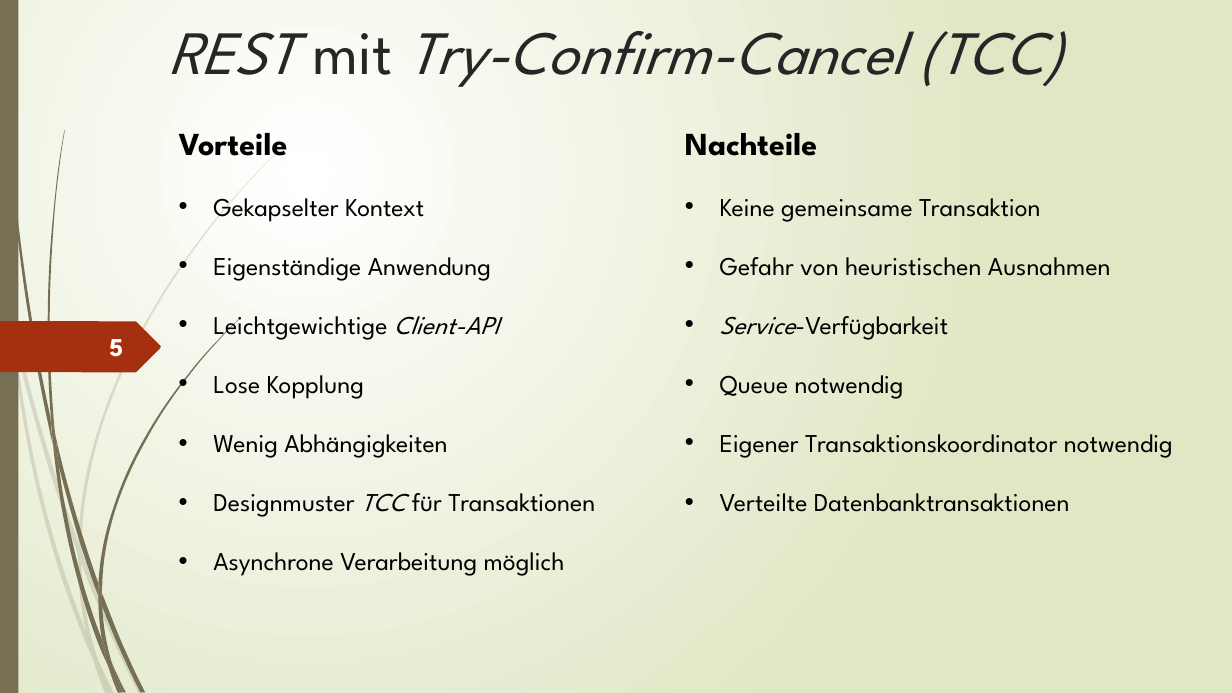
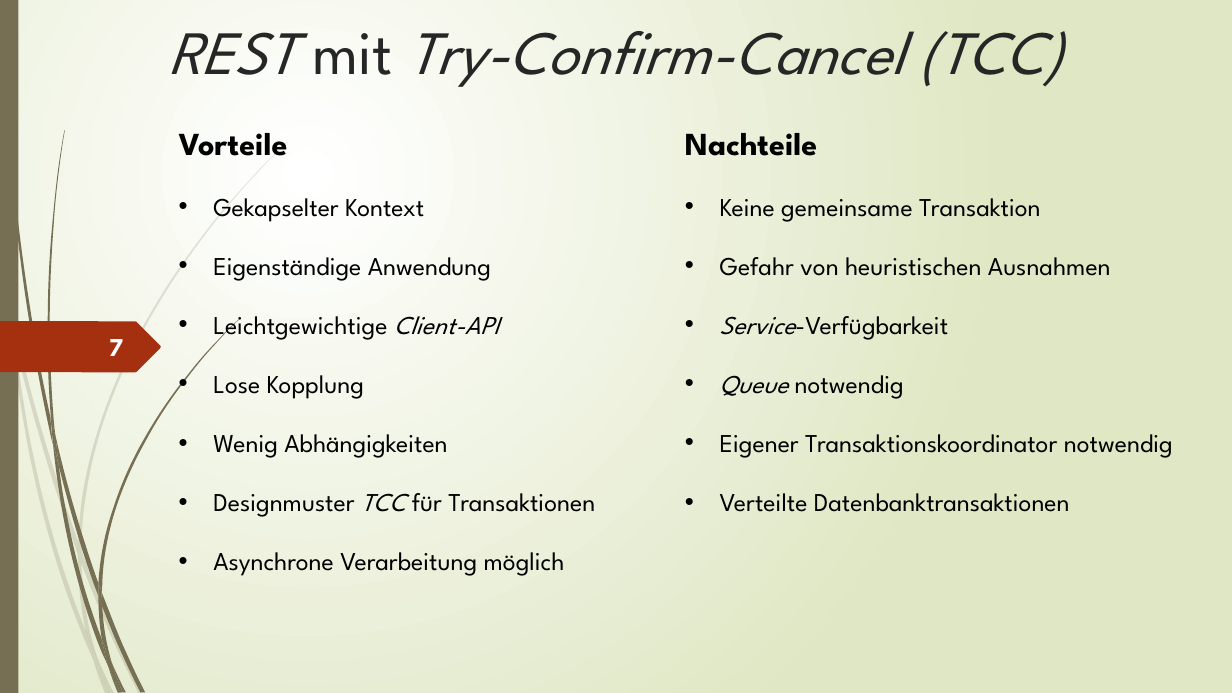
Before and after one commit to cchet/mail-service, a slide deck: slide 7 of doc/Präsentationen/Herzog_Thomas_Päsentation_part_Bachelorprüfung.pptx (slide 5 before the commit). Drawn at 1232x693 pixels with LibreOffice and Linux fonts; fonts in the diff are those of the drawing. Boxes give left, top, right and bottom in pixels: in the first picture for what was removed or moved away, otherwise in the second. Text is boxed around its words. In the diff, an @@ line names an element or a change of style, - is before the commit and + after.

```diff
--- a/doc/Präsentationen/Herzog_Thomas_Päsentation_part_Bachelorprüfung.pptx
+++ b/doc/Präsentationen/Herzog_Thomas_Päsentation_part_Bachelorprüfung.pptx
@@ page number at [109,339,123,356]: text changed @@
-5
+7
@@ text at [720,375,904,399]: italic on in "Queue" @@
```
Also in this commit, not shown: 4 other slides changed, 2 slides added, 2 slides removed, 1 other file.
